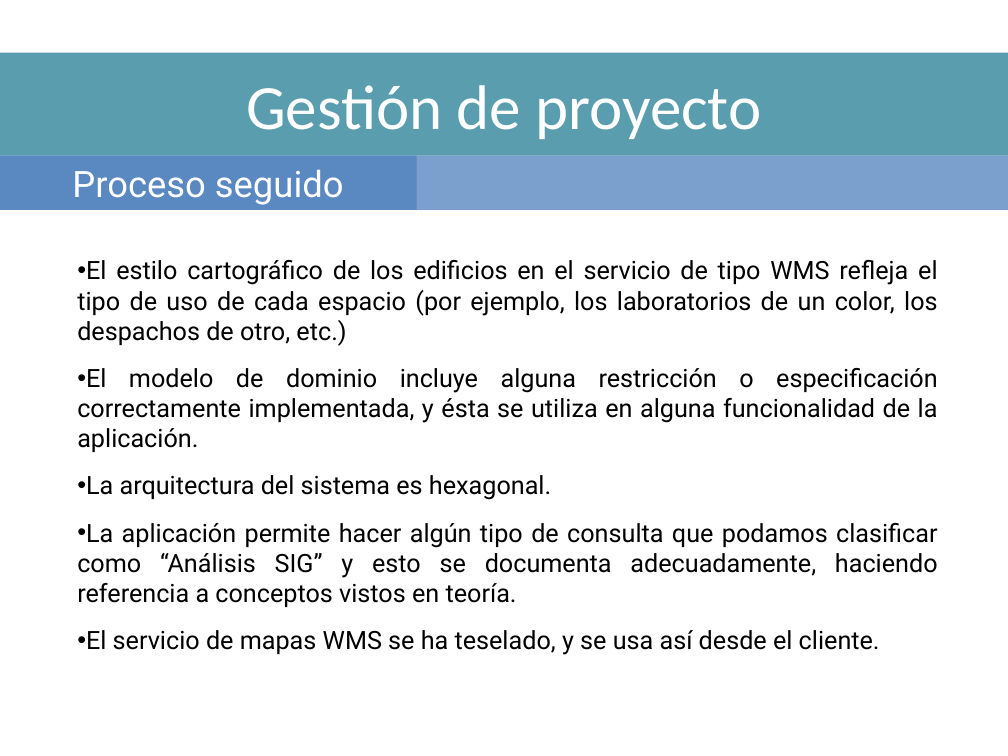
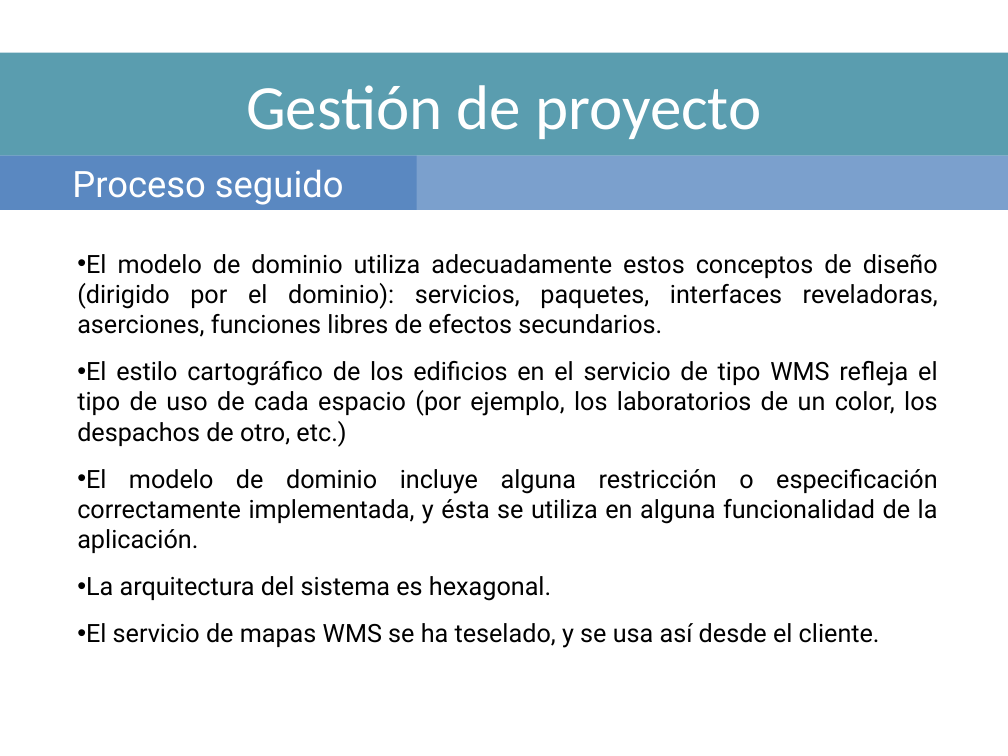
Before and after one commit to UNIZAR-30249-2016-UniDev/Documentacion-LabIS, a slide deck: slide 5 of Presentaciones/SmartCampus_Final.pptx. Drawn at 1008x756 pixels with LibreOffice and Linux fonts; fonts in the diff are those of the drawing; background and template pictures are left out. Boxes give left, top, right and bottom in pixels: in the first picture for what was removed or moved away, otherwise in the second. Text is boxed around its words. In the diff, an @@ line names an element or a change of style, - is before the commit and + after.

```diff
--- a/Presentaciones/SmartCampus_Final.pptx
+++ b/Presentaciones/SmartCampus_Final.pptx
@@ text at box(77, 254, 938, 337): paragraph added @@
+• El modelo de dominio utiliza adecuadamente estos conceptos de diseño (dirigido por el dominio): servicios, paquetes, interfaces reveladoras, aserciones, funciones libres de efectos secundarios.
@@ text at box(77, 523, 938, 607): paragraph removed @@
-• La aplicación permite hacer algún tipo de consulta que podamos clasificar como “Análisis SIG” y esto se documenta adecuadamente, haciendo referencia a conceptos vistos en teoría.
```
Also in this commit, not shown: 3 other slides changed, 1 other file.
